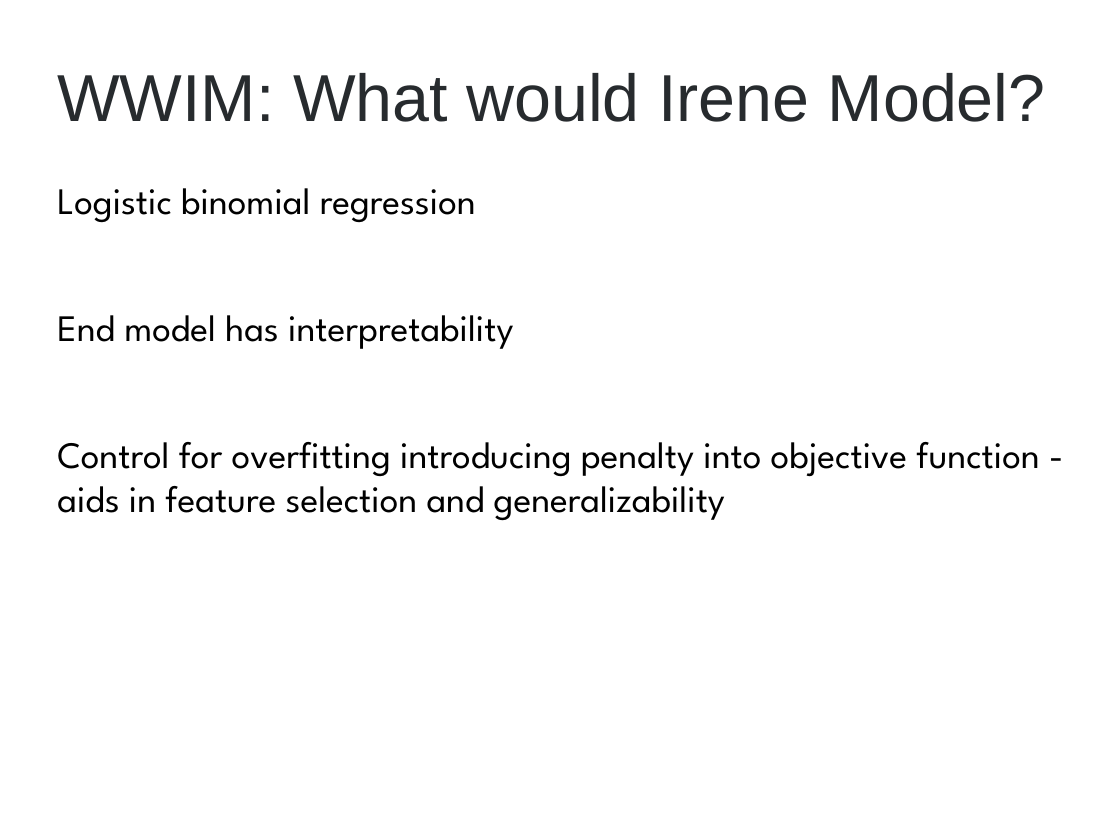
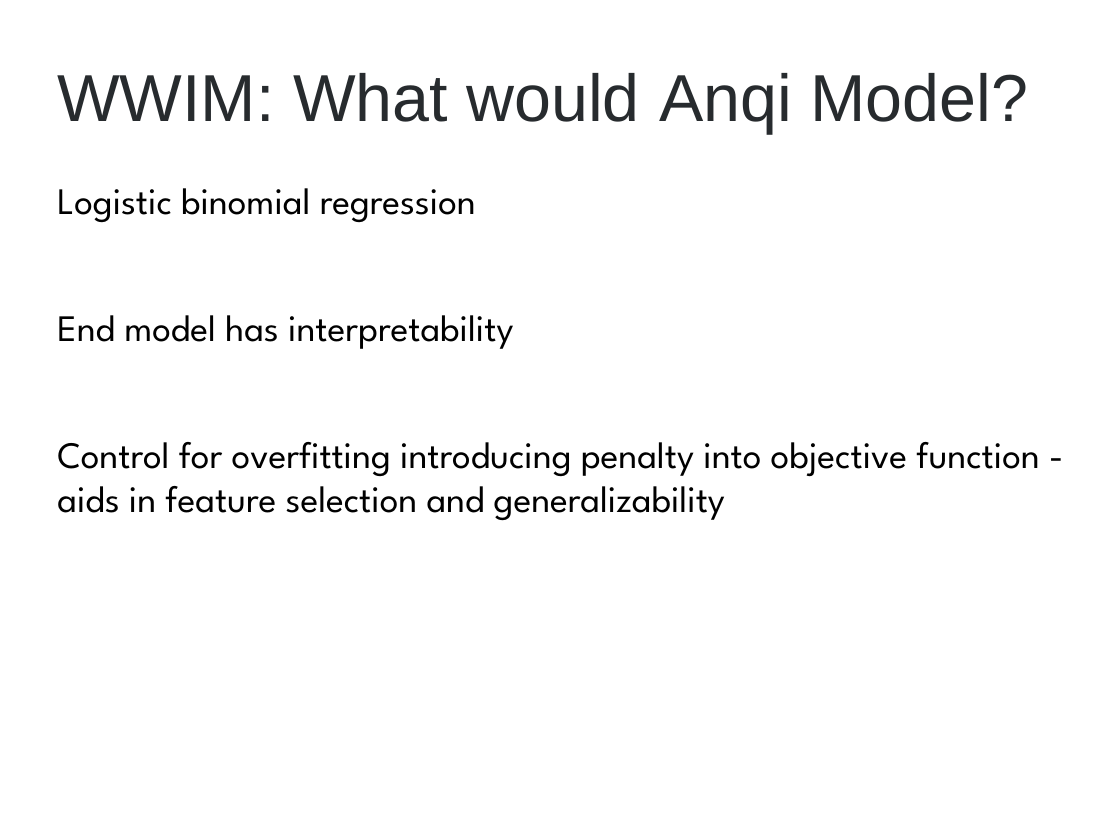
Before and after one commit to h2oai/h2o-2, a slide deck: slide 10 of R/examples/MLdemo/MLPre-demo.pptx. Drawn at 1120x840 pixels with LibreOffice and Linux fonts; fonts in the diff are those of the drawing; background and template pictures are left out. Boxes give left, top, right and bottom in pixels: in the first picture for what was removed or moved away, otherwise in the second. Text is boxed around its words. In the diff, an @@ line names an element or a change of style, - is before the commit and + after.

```diff
--- a/R/examples/MLdemo/MLPre-demo.pptx
+++ b/R/examples/MLdemo/MLPre-demo.pptx
@@ title at (57,73,1028,134): text changed @@
-WWIM: What would Irene Model?
+WWIM: What would Anqi Model?
```
Also in this commit, not shown: 6 other slides changed, 3 slides added.
